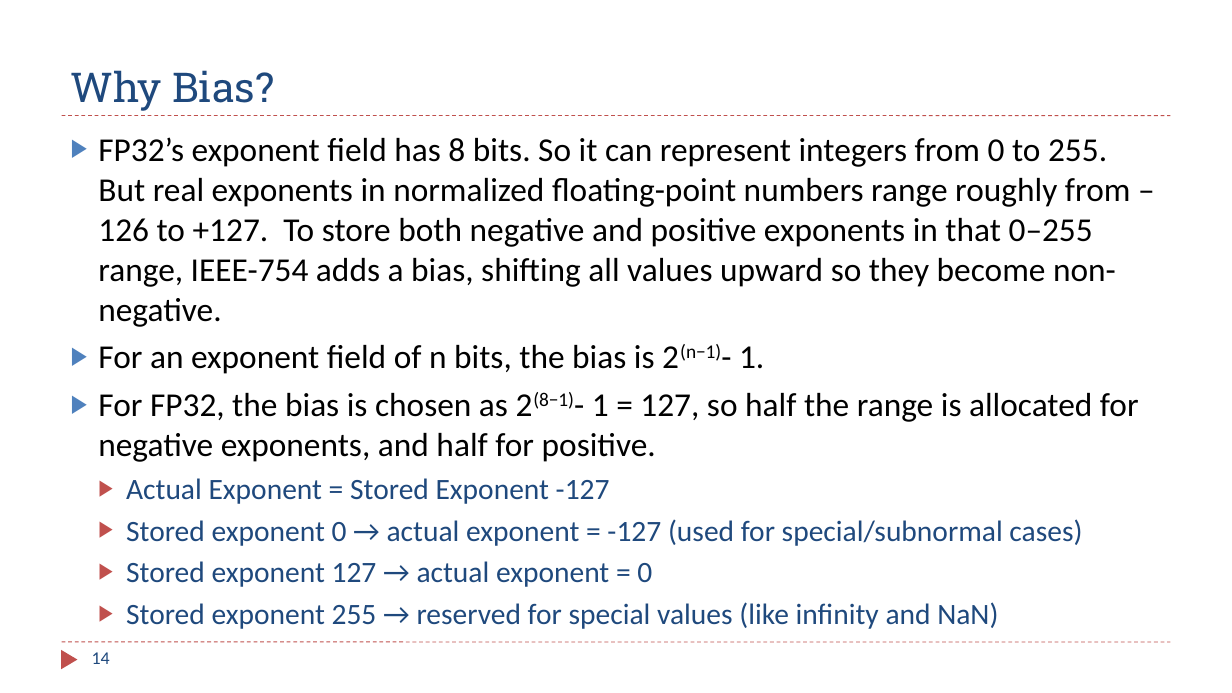
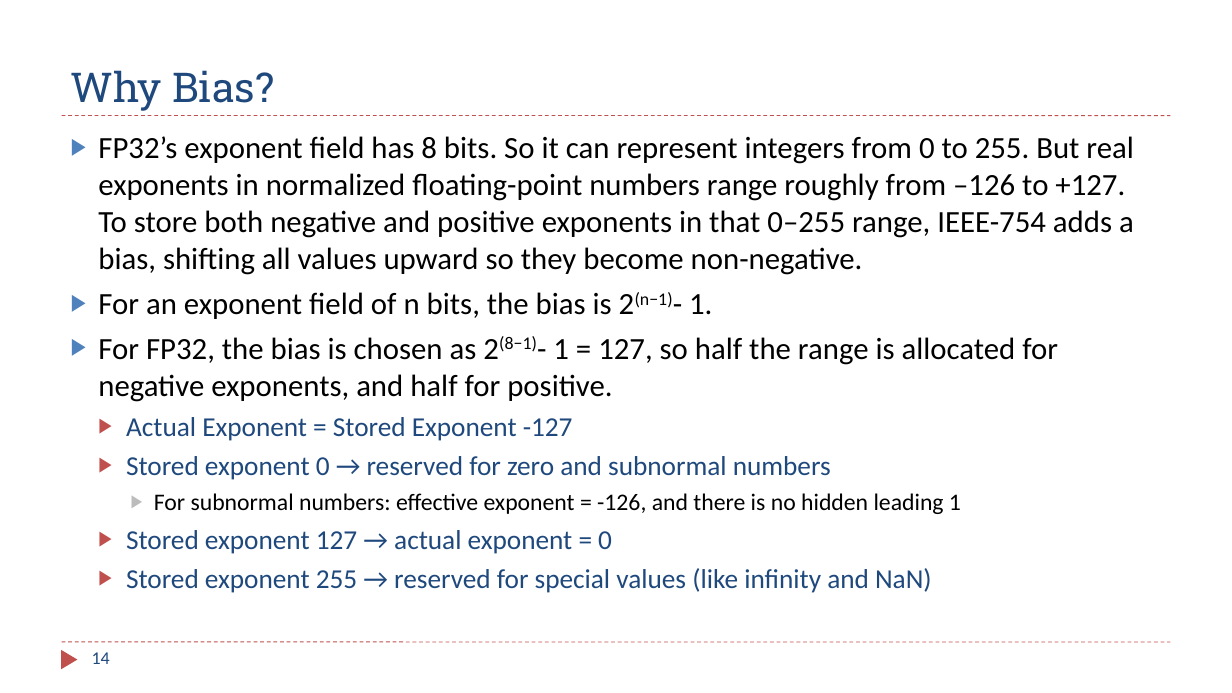
Before and after one commit to guhofstra/CSC111Sp26, a slide deck: slide 14 of PPTs/Ch12_13_Fixed_Floating_Point_Numbers.pptx. Drawn at 1232x693 pixels with LibreOffice and Linux fonts; fonts in the diff are those of the drawing. Boxes give left, top, right and bottom in pixels: in the first picture for what was removed or moved away, otherwise in the second. Text is boxed around its words. In the diff, an @@ line names an element or a change of style, - is before the commit and + after.

```diff
--- a/PPTs/Ch12_13_Fixed_Floating_Point_Numbers.pptx
+++ b/PPTs/Ch12_13_Fixed_Floating_Point_Numbers.pptx
@@ text at (98, 136, 1134, 593): size 26 to 24.1 pt in "FP32’s exponent field has 8 bits. So ...", "For an exponent field of n bits, ...", "For FP32, the bias is chosen as ..."; size 23 to 21.3 pt in "Actual Exponent = Stored Exponent -127", "Stored exponent 127 → actual exponent = ...", "Stored exponent 255 → reserved for special ..." @@
@@ text at (126, 456, 961, 514): text changed; size 23 to 18.5 pt; text colour #1F497D to #000000 @@
-  ▶ Stored exponent 0 → actual exponent = -127 (used for special/subnormal cases)
+  ▶ Stored exponent 0 → reserved for zero and subnormal numbers
+    ▶ For subnormal numbers: effective exponent = -126, and there is no hidden leading 1
```
Also in this commit, not shown: 1 other file.
